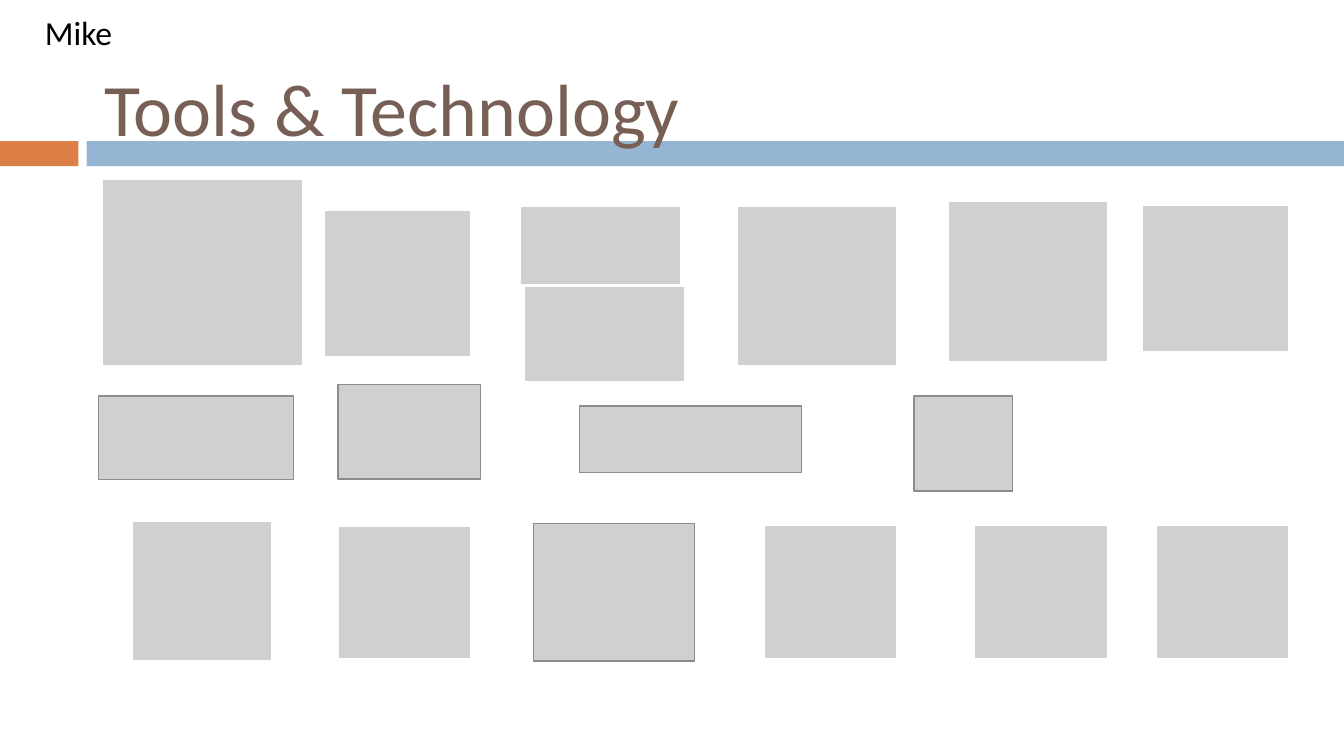
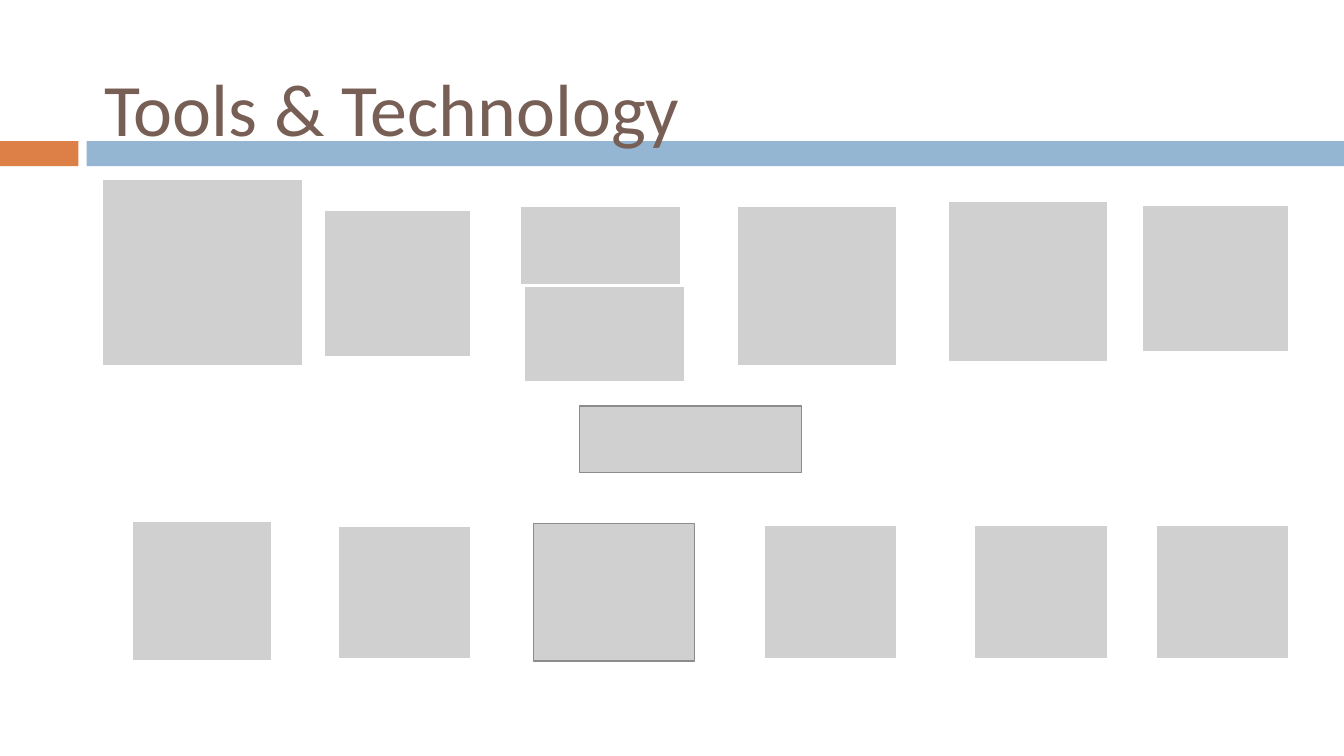
Before and after one commit to gvaccaro21/CS633---Term-Project, a slide deck: slide 17 of Final Presenation/CS_633_Zac3_term_project_report_FINAL_draft.pptx (slide 28 before the commit). Drawn at 1344x756 pixels with LibreOffice and Linux fonts; fonts in the diff are those of the drawing; grey boxes stand for pictures; background and template pictures are left out. Boxes give left, top, right and bottom in pixels: in the first picture for what was removed or moved away, otherwise in the second. Text is boxed around its words. In the diff, an @@ line names an element or a change of style, - is before the commit and + after.

```diff
--- a/Final Presenation/CS_633_Zac3_term_project_report_FINAL_draft.pptx
+++ b/Final Presenation/CS_633_Zac3_term_project_report_FINAL_draft.pptx
@@ text removed at (45, 21, 112, 46) @@
-Mike
@@ picture removed at (337, 384, 480, 480) @@
@@ picture removed at (98, 396, 293, 480) @@
@@ picture removed at (914, 396, 1012, 492) @@
```
Also in this commit, not shown: 27 other slides changed, 1 slide added, 6 slides removed.
